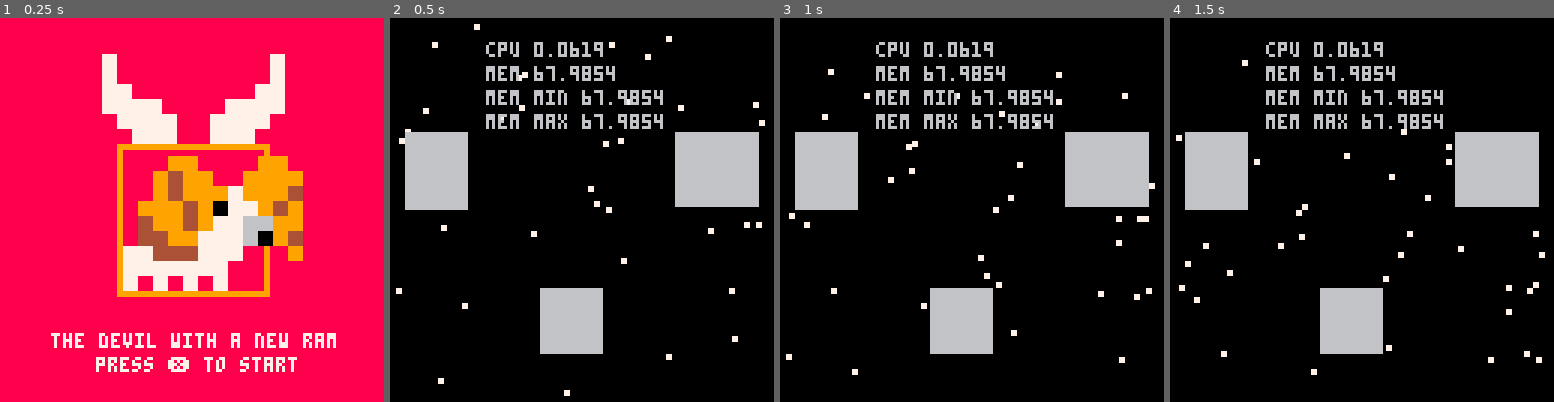
Above: before the commit, frames 1-4 (left to right).
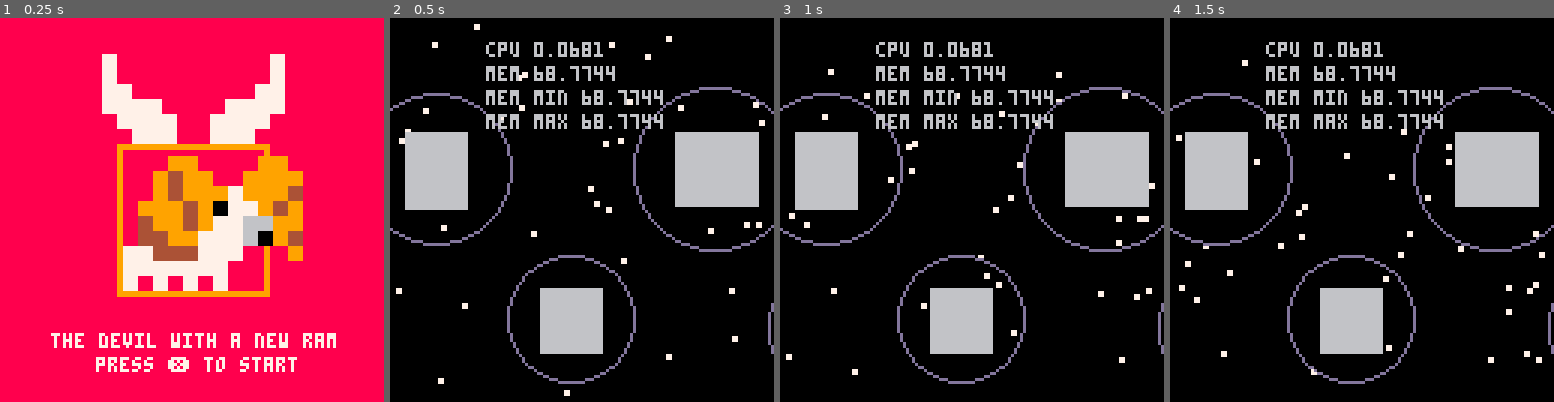
Above: after the commit, the same moments.

Repository: woofers/discord-jam-2
Game: PICO-8 cartridge discord-jam-2.p8
The game is run twice, just before and just after one commit, with the same random seed, the same clock (stepped at 60 frames per second) and the same inputs.
Inputs:
- Up to frame 1 (0.25 s): no input
- Up to frame 2 (0.5 s): tap X (X key) at 0.33 s
- Up to frame 3 (1 s): tap O (Z key) at 0.7 s
- Up to frame 4 (1.5 s): tap X (X key) at 1.07 s

Frame 1 is identical in both runs. In frame 2, 2.6% of the frame differs, in the area x 0-100%, y 6-96%; in frame 3, 2.6%; in frame 4, 2.6%.

Commit message:
Add orbit to planets

Diff:
--- a/discord-jam-2.p8
+++ b/discord-jam-2.p8
@@ -321,6 +321,7 @@
 
 function planet:render(dt)
    draw_rectangle(self.x, self.y, self.width, self.height, 6)
+   circle(self.x, self.y, self.width, self.height, max(self.width, self.height), 13)
 end
 
 
@@ -438,6 +439,10 @@
 
 function bg(color)
    draw_rectangle(0, 0, screen_size - 1, screen_size - 1, color)
+end
+
+function circle(x, y, width, height, r, color)
+  circ(x + width / 2, y + height / 2, r, color)
 end
 
 function draw_sprite(id, x, y, tile_x, tile_y, flip_x, flip_y)
